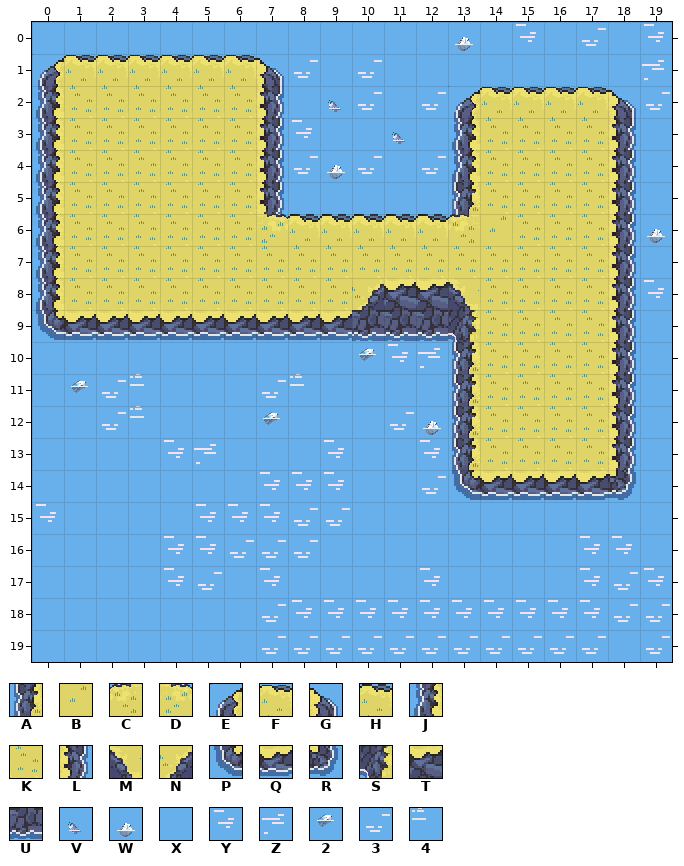
Tiled map (JSON): assets/images/tiled/map001b.json. The first picture shows the starting point.
Cells are 32x32 px. Shown: x 0..19, y 0..19.
Key: from "tileset-beach.json": A 32, B 33, C 62, D 64, E 90, F 91, G 92, H 97, J 120, K 121, L 122, M 123, N 124, P 150, Q 151, R 152, S 153, T 187, U 217, V 338, W 339, X 340, Y 341, Z 342, 2 368, 3 371, 4 372.
_ is an empty cell.
Layer "Tile Layer 1" before, first column x 0:
 0 XXXXXXXXXXXXXWXYX3XY
 1 EFFFFFFG3X3XXXXXXXXZ
 2 JKKKKKKLXV3X3EFFFFG3
 3 JKKKKKKLYXXVXJKKKKLX
 4 JKKKKKKL3W3X3JKKKKLX
 5 JKKKKKKLXXXXXAKKKKLX
 6 JKKKKKKDHHHHHCBKKKLW
 7 JKKKKKKKKKKKKKKKKKLX
 8 JKKKKKKKKKNTTMKKKKLY
 9 PQQQQQQQQQUUUSKKKKLX
10 XXXXXXXXXX2YZAKKKKLX
11 X234XXX34XXXXAKKKKLX
12 XX34XXX2XXX3WAKKKKLX
13 XXXXYZXXXYXXYAKKKKLX
14 XXXXXXXYYYXX3PQQQQRX
15 YXXXXYYY33XXXXXXXXXX
16 XXXXYY333XXXXXXXXYYX
17 XXXXY3XYXXXXYXXXXY3Y
18 XXXXXXX3YYYYYYYYYY33
19 XXXXXXX33333333333X3
Now the later version:
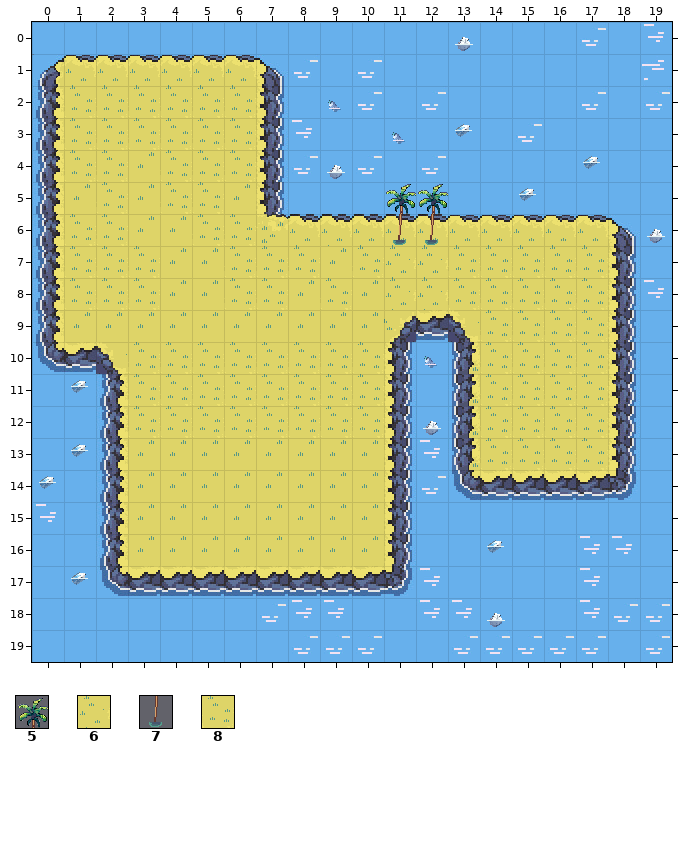
Further tiles: from "tileset-beach.json": 5 113, 6 127, 7 143, 8 157.
Tiles of an added or newly shown layer are drawn over the layers below it.
What changed:
Layer "Tile Layer 1":
Tile T gives way to one hidden under a higher layer in row 8 at x 11 to 12.
Tile J becomes tile 2 in row 3 at x 13.
Tile K becomes tile 2 in row 4 at x 17; in row 5 at x 15.
Tile X becomes tile 2 in row 13 at x 1; in row 14 at x 0; in row 16 at x 14; in row 17 at x 1.
Tile F becomes tile 3 in row 2 at x 17.
Tile K becomes tile 3 in row 3 at x 15.
Tile M becomes tile 8 in row 8 at x 13.
Tile 3 becomes tile B in row 15 at x 8 to 9; in row 16 at x 6 to 8.
Tile K becomes tile B in row 4 at x 3; in row 5 at x 1, 3 and 6; in row 6 at x 3 to 4; in row 7 at x 4 to 5 and 9; in row 8 at x 4 to 5 and 8.
Tile N becomes tile B in row 8 at x 10.
Tile Q becomes tile B in row 9 at x 1 to 9.
Tile U becomes tile B in row 9 at x 10.
Tile X becomes tile B in row 13 at x 3, 6 to 8 and 10; in row 14 at x 3 to 6 and 10; in row 15 at x 3 to 4 and 10; in row 16 at x 3 and 9 to 10.
Tile Y becomes tile B in row 13 at x 4 and 9; in row 14 at x 7 to 9; in row 15 at x 5 to 7; in row 16 at x 4 to 5.
Tile Z becomes tile B in row 13 at x 5.
Tile B becomes tile F in row 6 at x 14.
Tile C becomes tile F in row 6 at x 13.
Tile K becomes tile F in row 6 at x 15 to 17.
Tile L becomes tile G in row 6 at x 18.
Tile 3 becomes tile J in rows 11 to 12 at x 2.
Tile P becomes tile J in row 9 at x 0.
Tile X becomes tile J in rows 13 to 16 at x 2.
Tile 2 becomes tile K in row 10 at x 10; in row 12 at x 7.
Tile 3 becomes tile K in row 11 at x 7.
Tile 4 becomes tile K in row 11 at x 3 and 8; in row 12 at x 3.
Tile X becomes tile K in row 10 at x 3 to 9; in row 11 at x 4 to 6 and 9 to 10; in row 12 at x 4 to 6 and 8 to 10.
Tile 3 becomes tile L in row 12 at x 11.
Tile X becomes tile L in row 11 at x 11; in rows 13 to 16 at x 11.
Tile Y becomes tile L in row 10 at x 11.
Tile S becomes tile M in row 9 at x 13.
Tile X becomes tile M in row 10 at x 2.
Tile U becomes tile N in row 9 at x 11.
Tile X becomes tile P in row 10 at x 0; in row 17 at x 2.
Tile 3 becomes tile Q in row 17 at x 5.
Tile U becomes tile Q in row 9 at x 12.
Tile X becomes tile Q in row 10 at x 1; in row 17 at x 3, 6 and 8 to 10.
Tile Y becomes tile Q in row 17 at x 4 and 7.
Tile X becomes tile R in row 17 at x 11.
Tile Z becomes tile V in row 10 at x 12.
Tile Y becomes tile W in row 18 at x 14.
Tile 3 becomes tile X in row 17 at x 18; in row 19 at x 7 and 11 to 12.
Tile A becomes tile X in row 5 at x 13.
Tile E becomes tile X in row 2 at x 13.
Tile F becomes tile X in row 2 at x 14 to 16.
Tile G becomes tile X in row 2 at x 18.
Tile J becomes tile X in row 4 at x 13.
Tile K becomes tile X in row 3 at x 14 and 16 to 17; in row 4 at x 14 to 16; in row 5 at x 14 and 16 to 17.
Tile L becomes tile X in rows 3 to 5 at x 18.
Tile Y becomes tile X in row 0 at x 15; in row 17 at x 19; in row 18 at x 10 to 11 and 15 to 16.
Layer "Tile Layer 2" (added):
The author put tile 5 in row 5 at x 11 to 12.
The author put tile 6 in rows 7 to 8 at x 11 to 12.
The author put tile 7 in row 6 at x 11 to 12.
